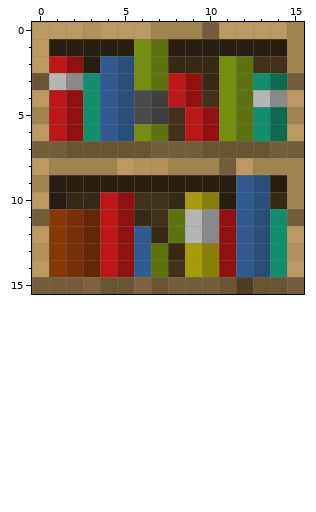
File history of a pixel-art sprite, assets/minecraft/optifine/ctm/bookshelf/3.png. This is how it looked before the edit.
The file is 16x16 pixels. Colours within 5 levels of each other are drawn and written as one.
Once edited:
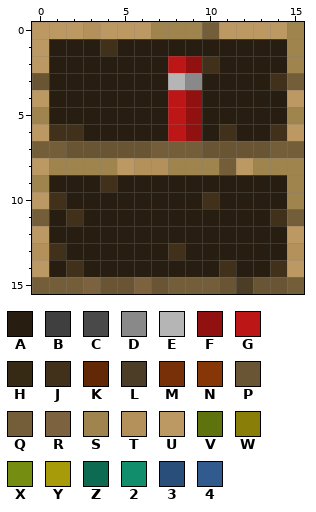
Palette (. is transparent): A #271e11  B #3f3f3f  C #494949  D #898989  E #b5b5b5  F #911111  G #bc1616  H #362a15  J #41311a  K #632805  L #4c3d26  M #773007  N #873608  P #695433  Q #735e39  R #7c623e  S #9f844d  T #b4905a  U #bc9862  V #5e720d  W #897e08  X #758e11  Y #a89b0a  Z #0c6b50  2 #118e6b  3 #2a4e7a  4 #315b8e
Difference:
Colour A replaces colour 2 in row 3 at x 3 and 13; in row 4 at x 3; in rows 5 to 6 at x 3 and 13; in rows 12 to 13 at x 14.
Colour A replaces colour 3 in rows 2 to 6 at x 5; in rows 9 to 14 at x 13.
Colour A replaces colour 4 in rows 2 to 6 at x 4; in rows 9 to 11 at x 12; in rows 12 to 14 at x 6 and 12.
Colour A replaces colour B in rows 4 to 5 at x 7.
Colour A replaces colour C in rows 4 to 5 at x 6.
Colour A replaces colour D in row 3 at x 2; in row 4 at x 14; in rows 11 to 12 at x 10.
Colour A replaces colour E in row 3 at x 1; in row 4 at x 13; in rows 11 to 12 at x 9.
Colour A replaces colour F in row 2 at x 2; in row 4 at x 2; in row 5 at x 2 and 10; in row 6 at x 10; in row 10 at x 5; in rows 11 to 13 at x 5 and 11.
Colour A replaces colour F in row 14 at x 5.
Colour A replaces colour G in row 2 at x 1; in rows 4 to 5 at x 1; in rows 10 to 14 at x 4.
Colour A replaces colour H in row 3 at x 10; in row 10 at x 2 to 3, 8 and 14; in row 11 at x 6; in row 12 at x 7.
Colour A replaces colour J in row 2 at x 13 to 14; in row 4 at x 10; in row 10 at x 6 to 7; in row 11 at x 7; in row 14 at x 8.
Colour A replaces colour K in rows 11 to 14 at x 3.
Colour A replaces colour M in rows 12 to 13 at x 2.
Colour A replaces colour N in rows 11 to 12 at x 1; in row 14 at x 1.
Colour A replaces colour V in row 1 at x 7; in rows 2 to 3 at x 7 and 12; in rows 4 to 5 at x 12; in row 6 at x 7 and 12; in rows 11 to 12 at x 8; in rows 13 to 14 at x 7.
Colour A replaces colour W in rows 13 to 14 at x 10.
Colour A replaces colour X in row 1 at x 6; in rows 2 to 3 at x 6 and 11; in rows 4 to 5 at x 11; in row 6 at x 6.
Colour A replaces colour Y in row 10 at x 9; in rows 13 to 14 at x 9.
Colour A replaces colour Z in row 5 at x 14.
Colour D replaces colour F in row 3 at x 9.
Colour E replaces colour G in row 3 at x 8.
Colour F replaces colour G in rows 5 to 6 at x 9.
Colour F replaces colour H in row 2 at x 9.
Colour G replaces colour H in row 2 at x 8.
Colour G replaces colour J in rows 5 to 6 at x 8.
Colour J replaces colour 2 in row 11 at x 14; in row 14 at x 14.
Colour J replaces colour A in row 1 at x 4; in row 9 at x 4; in row 10 at x 1.
Colour J replaces colour F in row 6 at x 2; in row 14 at x 11.
Colour J replaces colour G in row 6 at x 1.
Colour J replaces colour H in row 2 at x 10; in row 13 at x 8.
Colour J replaces colour M in row 11 at x 2; in row 14 at x 2.
Colour J replaces colour N in row 13 at x 1.
Colour J replaces colour W in row 10 at x 10.
Colour J replaces colour X in row 6 at x 11.
Colour J replaces colour Z in row 3 at x 14; in row 6 at x 14.
